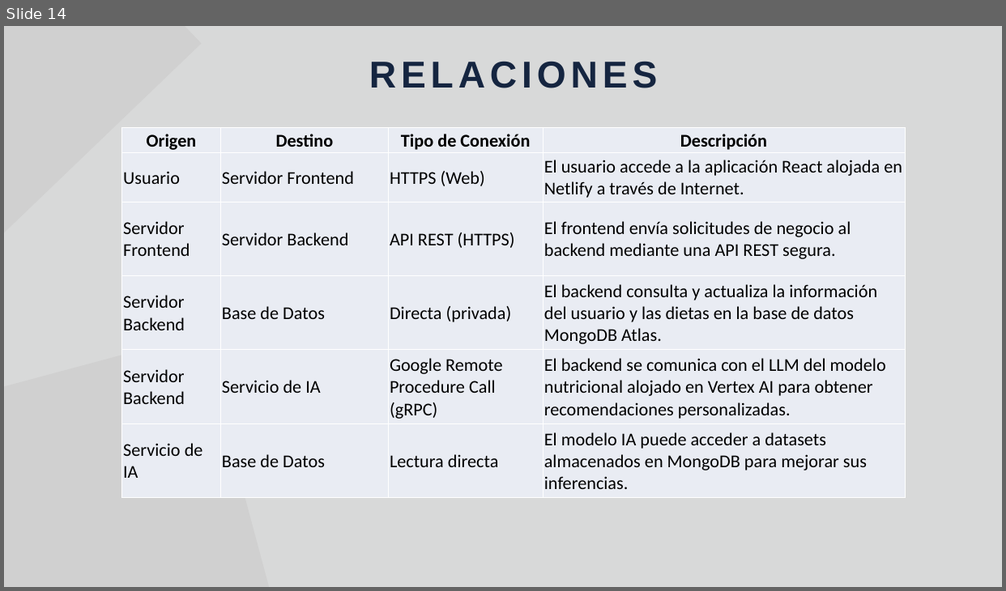
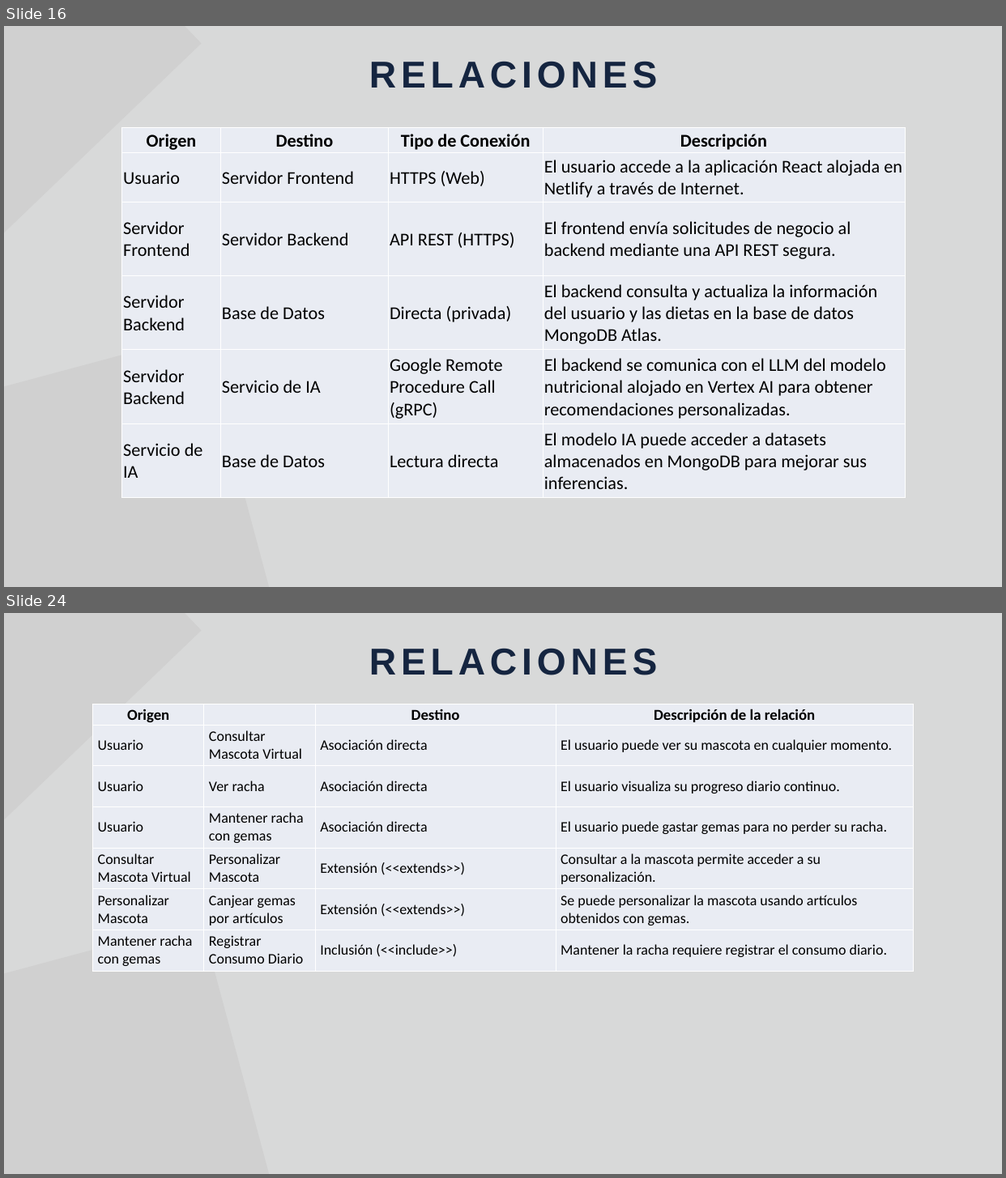
Before and after one commit to Jucer74/SoftwareArchitecture, a slide deck: Project/Views/NutrIA.views.pptx. Shown one above the other, each under a label of ours: slide 14 before the commit, slides 16 and 24 after it; the slides between them are not shown. The pictures are 1006x591 and 1006x1178 pixels, drawn with LibreOffice and Linux fonts; fonts in the diff are those of the drawing; grey boxes stand for pictures. Boxes give left, top, right and bottom in pixels: in the first picture for what was removed or moved away, otherwise in the second. Text is boxed around its words. In the diff, an @@ line names an element or a change of style, - is before the commit and + after.

```diff
--- a/Project/Views/NutrIA.views.pptx
+++ b/Project/Views/NutrIA.views.pptx
@@ slide 24 added at (x1=4, y1=613, x2=1002, y2=1174), background #D8D9D9 @@
@@ picture added at (x1=4, y1=613, x2=202, y2=879) @@
@@ text added at (x1=369, y1=648, x2=657, y2=675), 54 pt, text #152540, bold @@
+RELACIONES
@@ table added at (x1=93, y1=705, x2=914, y2=971), 7 rows, 4 columns @@
+Origen |  | Destino | Descripción de la relación
+Usuario | Consultar Mascota Virtual | Asociación directa | El usuario puede ver su mascota en cualquier momento.
+Usuario | Ver racha | Asociación directa | El usuario visualiza su progreso diario continuo.
+Usuario | Mantener racha con gemas | Asociación directa | El usuario puede gastar gemas para no perder su racha.
+Consultar Mascota Virtual | Personalizar Mascota | Extensión (<<extends>>) | Consultar a la mascota permite acceder a su personalización.
+Personalizar Mascota | Canjear gemas por artículos | Extensión (<<extends>>) | Se puede personalizar la mascota usando artículos obtenidos con gemas.
+Mantener racha con gemas | Registrar Consumo Diario | Inclusión (<<include>>) | Mantener la racha requiere registrar el consumo diario.
@@ picture added at (x1=4, y1=921, x2=305, y2=1174) @@
@@ what was slide 14 is now slide 16 @@
```
Also in this commit, not shown: 7 slides changed, 7 other slides added, 3 slides removed.
